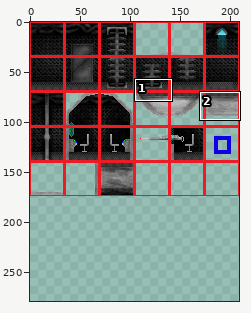
Two versions of one sprite sheet, assets/images/Ship/shipTilemap.png. Above: a wide view before the commit, with the close-up outlined.
Close-up. Earlier state:
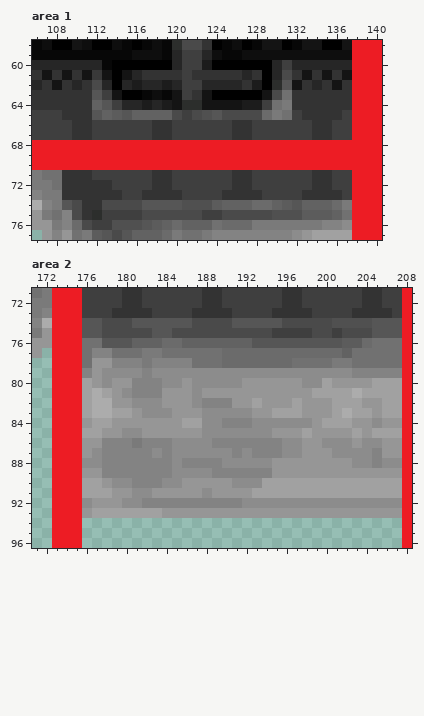
The file is 209x174 pixels. Colours within 5 levels of each other are drawn and written as one. Shown: area 1: x 106..140, y 58..77; area 2: x 171..208, y 71..96. The old version is drawn lined up with the new one, on the new canvas. The commit also changed other parts of the picture, which this record leaves out.
New version:
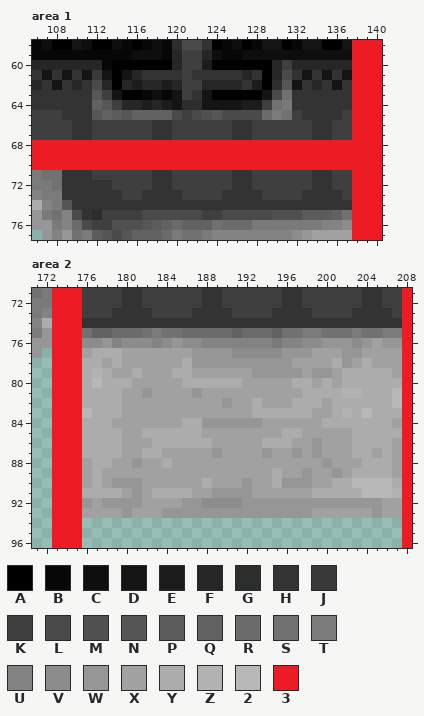
Palette (. is transparent): A #000000  B #070707  C #0e0e0e  D #141414  E #1c1c1c  F #262626  G #2c2e2c  H #333333  J #393939  K #3f3f3f  L #4a4a4a  M #505050  N #565656  P #5c5c5c  Q #626262  R #6b6b6b  S #717171  T #7a7a7a  U #838383  V #8c8c8c  W #969696  X #a1a1a1  Y #acacac  Z #b2b2b2  2 #b8b8b8  3 #ed1c24
What changed:
canvas 209x174 -> 209x279
Changed rows in their new state; - is an unchanged pixel.
Area 1:
first column x 110:
74 H--HHHHHHHHHHHHHHHHHHHHHHHHH
Area 2:
first column x 176:
74 HHHHHHHHHHHHHHHHHHHHHHHHHHHHHHHH
75 SQQRRRSTSSRRRRRQRRRQSSTTSSSTSSTT
76 VVWUVVVUVWVVUUUUUUUTUUVVWWWVWXWW
77 XYYYXXXXXXXWWWWVVVVVWWWXXXWWXXXX
78 YYXYXXXXXXYWWWWWWWWWWXXXXYWXYXXX
79 YZYXXYXXXYYXXXXXXWWWWWXWWXYYYYYX
80 Y2YYYXXXXXYYYYYYXXXXXYYXYXYYYYYY
81 Y-YYXXWXXXXWXXXXXXXXXXYYYYZZYYY2
82 Y--YXXXXXXXXXXWXXYXXXYYYXYYYYYY2
83 2--Y-XXXXXXXXXXXXYYYYYYXXYZY2YYY
84 YYYXXXXXXXYYWWWWWWXXXXXXYYYYYYYX
85 YYYYXXYYYYYYXXXXXXXXYY-XXXXYYYYY
86 YYYYXXXYYYYYYXXXXXYYYXX-XXXYYYYX
87 YYYYXXYYXXXXXWXXXXWXXWX-XXXYYXYX
88 XYYXXWXXYXXXXXXXXXXXXXXX-XXXYYYX
89 XYXXXXXXXXXXXXXXXXXYXX-XX-XYYYYX
90 -YXWWWXXXXXXYXXXWX-YWWW--YY2222Y
91 YYYYXWXYYYYXX----------YYYYY222Z
92 WX--WWXXXXWWVVVVWWWWWWWWWWWWWWXX
93 X---W------------------XXXXXX-XX
Boxes around the changes in both close-ups, in picture pixels (x1, y1, x2, y2):
changed: (72, 200, 352, 210)
changed: (82, 318, 402, 518)
